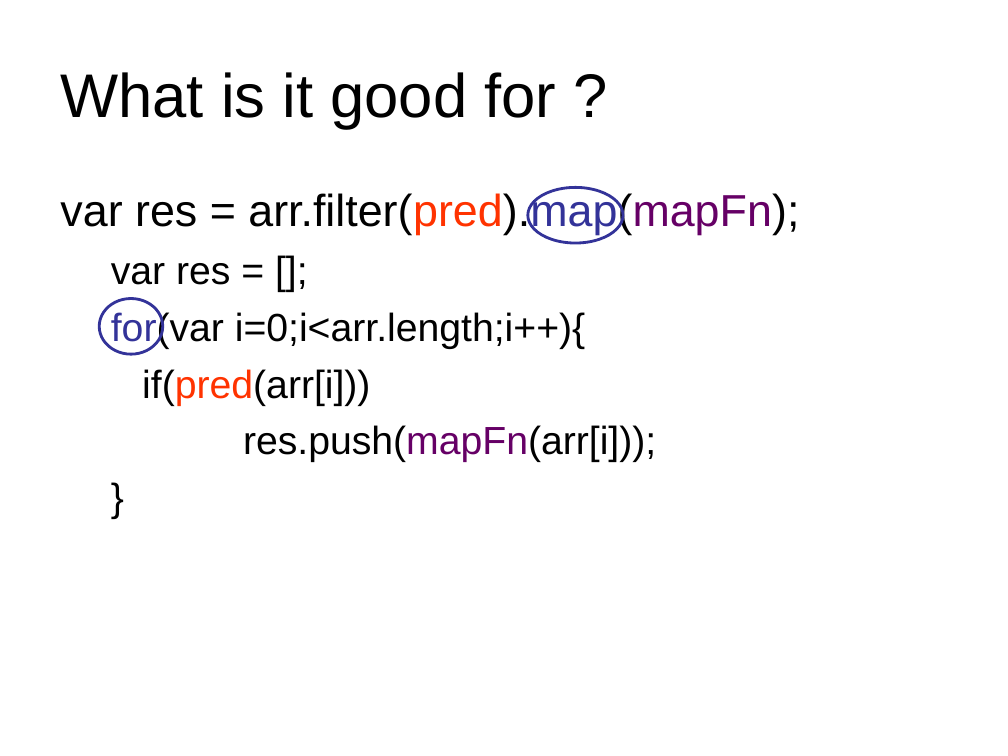
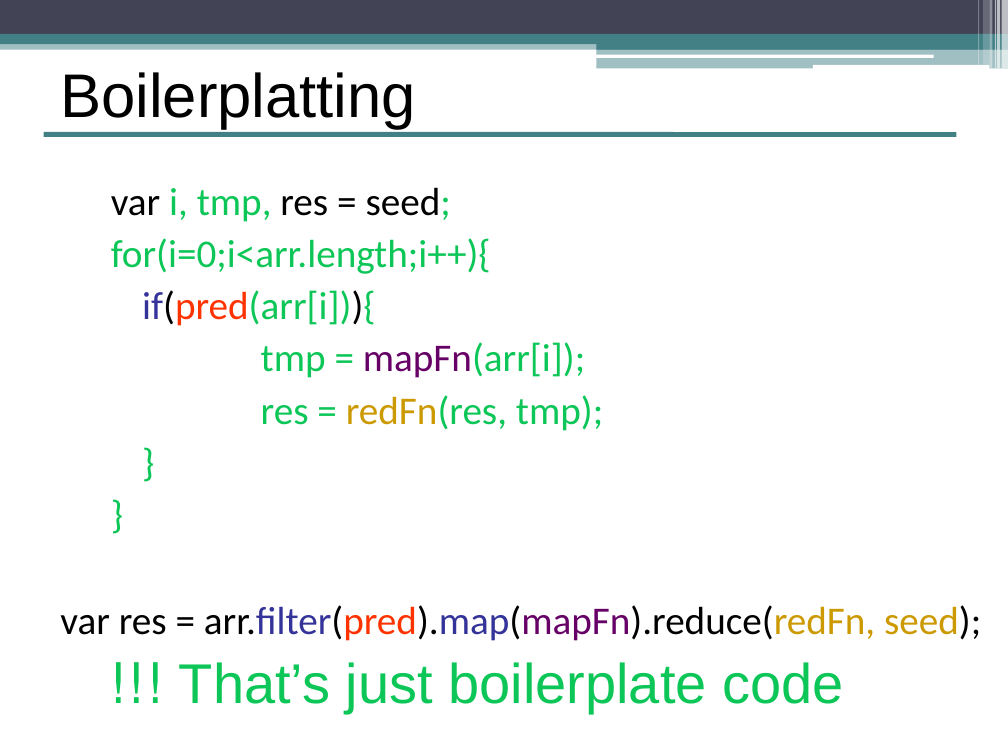
Before and after one commit to yoavrubin/talks, a slide deck: slide 55 of reversim/FP JS - reversim.ppt (slide 59 before the commit). Drawn at 1008x756 pixels with LibreOffice and Linux fonts; fonts in the diff are those of the drawing. Boxes give left, top, right and bottom in pixels: in the first picture for what was removed or moved away, otherwise in the second. Text is boxed around its words. In the diff, an @@ line names an element or a change of style, - is before the commit and + after.

```diff
--- a/reversim/FP JS - reversim.ppt
+++ b/reversim/FP JS - reversim.ppt
@@ rectangle added at [0,0,1008,34], fill #424456 @@
@@ rectangle added at [978,0,979,65], fill #FFFFFF at 30% opacity @@
@@ rectangle added at [983,0,989,65], fill #FFFFFF at 20% opacity @@
@@ rectangle added at [990,0,993,69], fill #FFFFFF at 40% opacity @@
@@ rectangle added at [995,0,996,69], fill #FFFFFF at 60% opacity @@
@@ rectangle added at [997,0,1000,69], fill #FFFFFF at 65% opacity @@
@@ rectangle added at [1002,0,1008,69], fill #FFFFFF at 65% opacity @@
@@ rectangle added at [0,40,1008,49], fill #438086 at 50% opacity @@
@@ rectangle added at [0,34,1008,44], fill #438086 @@
@@ rounded rectangle added at [596,54,933,57], fill #FFFFFF @@
@@ rectangle added at [597,39,1008,49], fill #438086 @@
@@ rectangle added at [597,48,1008,69], fill #438086 at 50% opacity @@
@@ title at [60,72,416,129]: text changed @@
-What is it good for ?
+Boilerplatting
@@ rounded rectangle added at [812,65,989,69], fill #FFFFFF @@
@@ line added from (43, 134) to (957, 134), #438086 3.49 pt @@
@@ text "var i, tmp, res = ..." at [60,187,981,641]: font Arial to Calibri, text colour #000000 to #0CC657 in "}"; line spacing 1 to 0.9 @@
@@ text at [111,187,603,431]: text changed; font Arial to Calibri; text colour #000000 to #0CC657 @@
-var res = arr.filter(pred).map(mapFn);
-  var res = [];
-  for(var i=0;i<arr.length;i++){
-  if(pred(arr[i]))
-  res.push(mapFn(arr[i]));
+  var i, tmp, res = seed;
+  for(i=0;i<arr.length;i++){
+  if(pred(arr[i])){
+  tmp = mapFn(arr[i]);
+  res = redFn(res, tmp);
@@ ellipse removed at [528,187,623,243] @@
@@ ellipse removed at [99,298,162,354] @@
@@ text at [60,605,981,641]: paragraphs added @@
+  }
+var res = arr.filter(pred).map(mapFn).reduce(redFn, seed);
@@ text added at [179,662,843,712], 40 pt, text #0CC657 @@
+That’s just boilerplate code !!!
```
Also in this commit, not shown: 44 other slides changed, 62 slides added, 49 slides removed.
